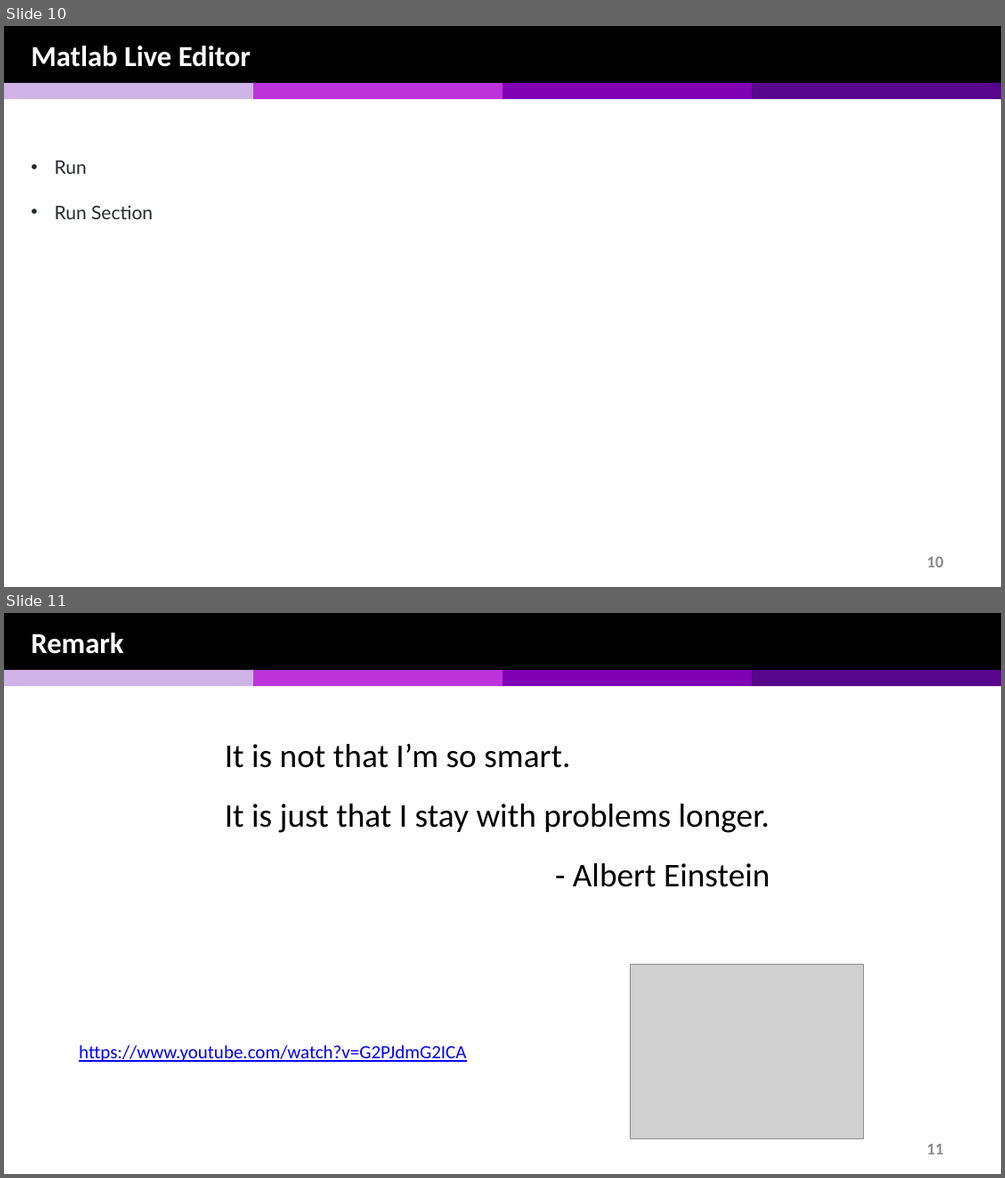
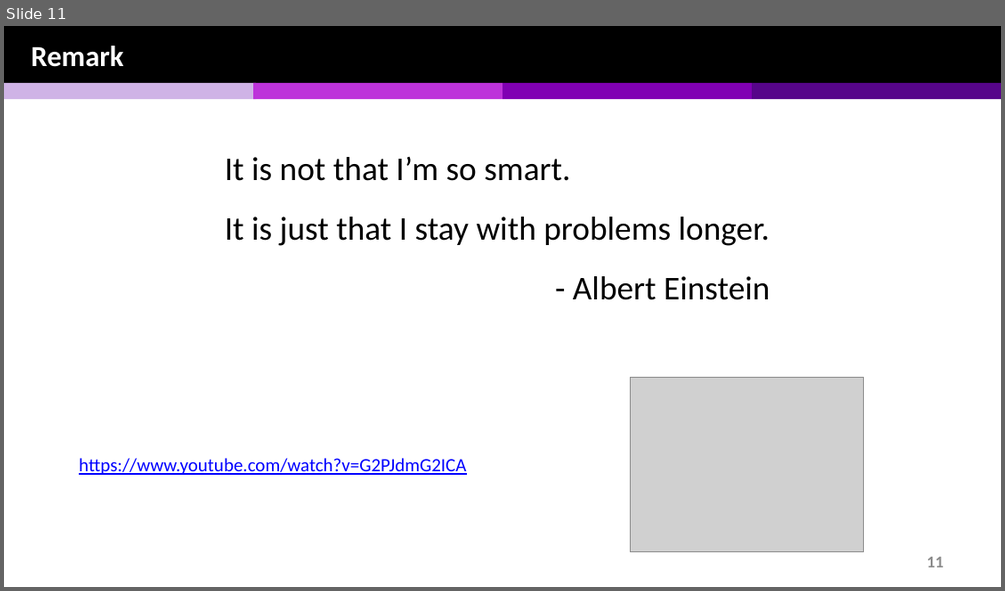
Before and after one commit to chulminy/CIVE497-CIVE700, a slide deck: lecture/introduction/CIVE497_700_Yeum_Course_Syllabus_V4.pptx. Shown one above the other, each under a label of ours: slides 10 and 11 before the commit, slide 11 after it. The pictures are 1005x1178 and 1005x591 pixels, drawn with LibreOffice and Linux fonts; fonts in the diff are those of the drawing; grey boxes stand for pictures. Boxes give left, top, right and bottom in pixels: in the first picture for what was removed or moved away, otherwise in the second. Text is boxed around its words. In the diff, an @@ line names an element or a change of style, - is before the commit and + after.

```diff
--- a/lecture/introduction/CIVE497_700_Yeum_Course_Syllabus_V4.pptx
+++ b/lecture/introduction/CIVE497_700_Yeum_Course_Syllabus_V4.pptx
@@ slide 10 removed at <box>4,26,1001,587</box>, background #FFFFFF; not listed: 6 template elements that a slide beside it also shows @@
@@ text removed at <box>31,46,251,67</box> @@
-Matlab Live Editor
@@ text removed at <box>55,160,153,219</box> @@
-• Run
-• Run Section
```
Also in this commit, not shown: 1 slide changed, 1 slide added, 10 other files.
